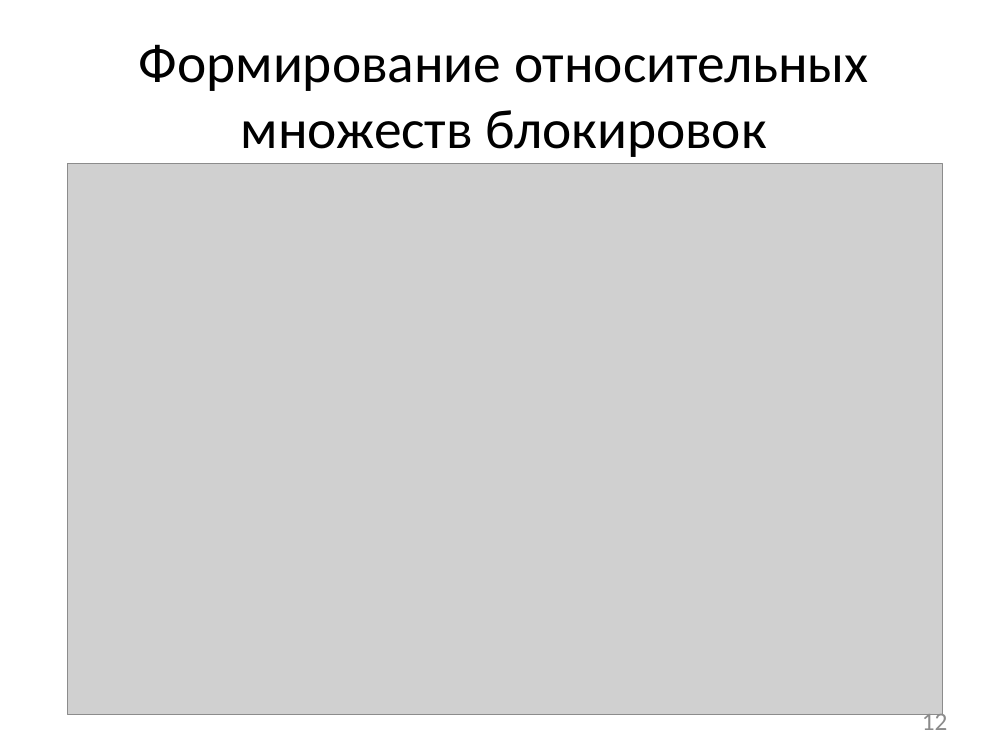
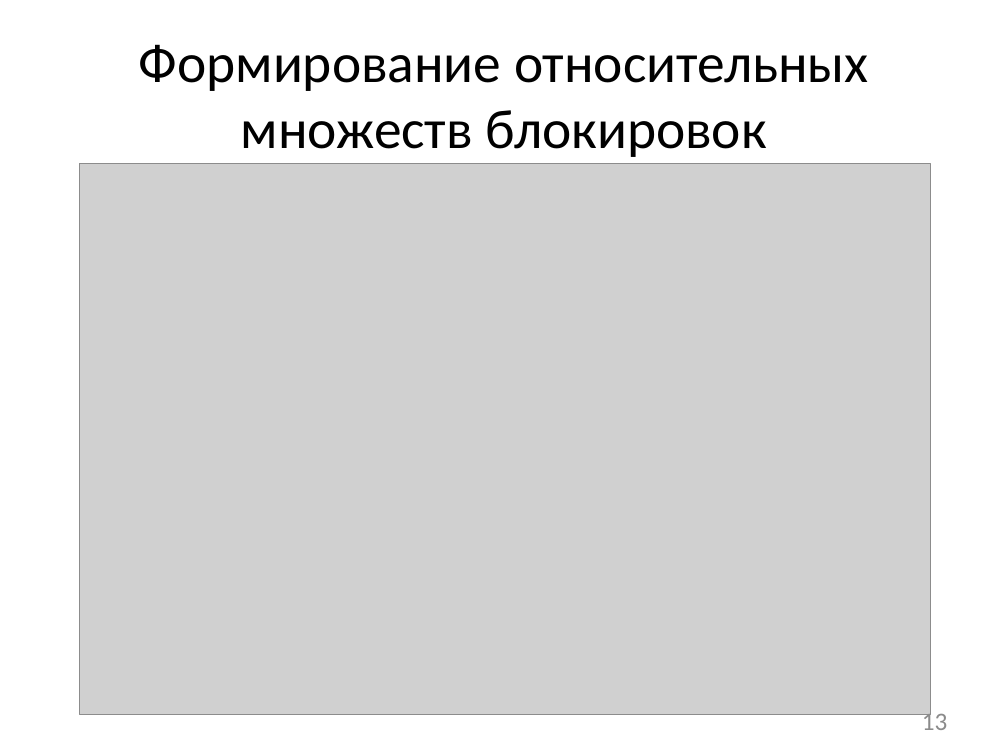
Before and after one commit to afrolovskiy/diplom, a slide deck: slide 13 of presentations/diplom/static race detection.pptx (slide 12 before the commit). Drawn at 1008x756 pixels with LibreOffice and Linux fonts; fonts in the diff are those of the drawing; grey boxes stand for pictures. Boxes give left, top, right and bottom in pixels: in the first picture for what was removed or moved away, otherwise in the second. Text is boxed around its words. In the diff, an @@ line names an element or a change of style, - is before the commit and + after.

```diff
--- a/presentations/diplom/static race detection.pptx
+++ b/presentations/diplom/static race detection.pptx
@@ picture: place and size @@
-picture at [68,163,943,714]
+picture at [80,163,930,714]
@@ page number at [922,710,948,730]: text changed @@
-12
+13
```
Also in this commit, not shown: 2 other slides changed, 1 slide added, 2 other files.
